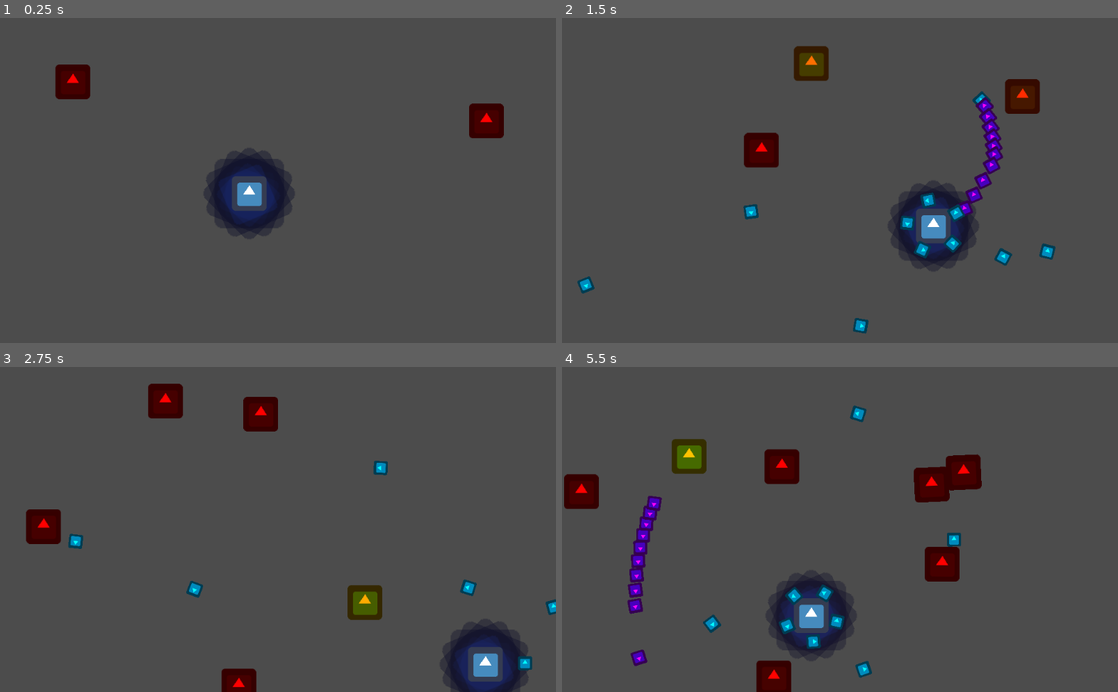
Above: before the commit, frames 1-4 (two rows, left to right).
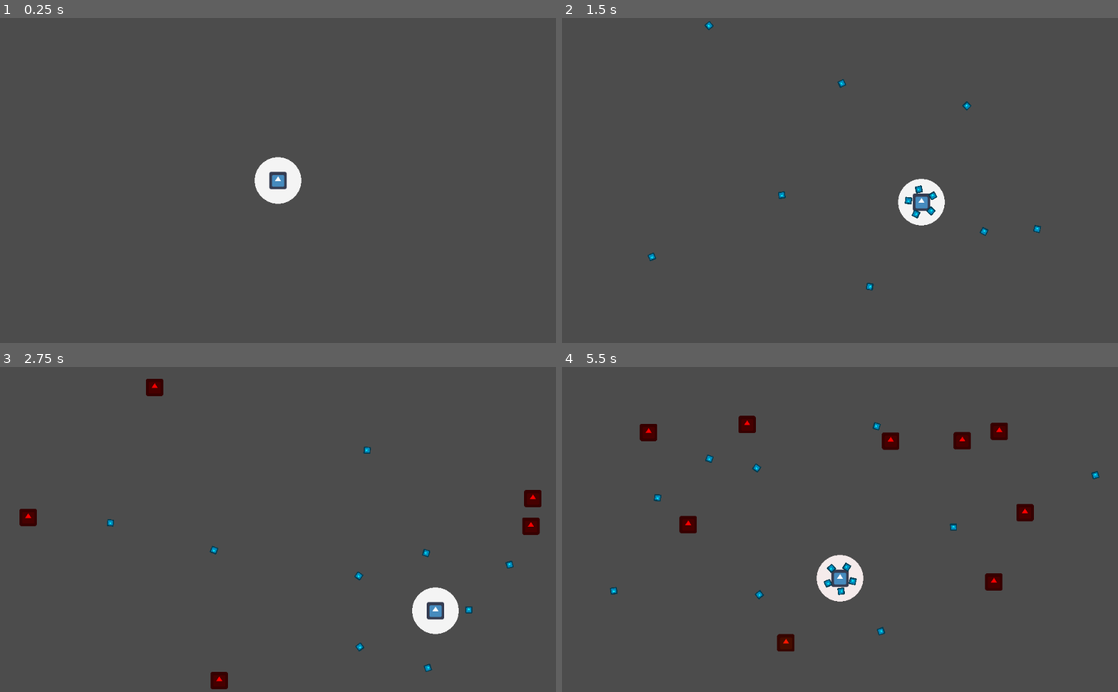
Above: after the commit, the same moments.

Repository: franxz/proto-top-down
Game: Godot game, scene res://scenes/test-map/TestMap.tscn
Two runs of this game, one before a commit and one after it. Both use one fixed random seed, a clock stepped at 60 frames per second and the inputs below. The engine's default icon, where the game draws it, is replaced by a stand-in: a white triangle on a blue panel in a dark square.
Inputs:
- Up to frame 1 (0.25 s): no input
- Up to frame 2 (1.5 s): hold Right (ui_right) 0.53-1.28 s; hold Down (ui_down) from 1.28 s (still down)
- Up to frame 3 (2.75 s): release Down (ui_down) at 2.03 s; hold Right (ui_right) from 2.03 s (still down)
- Up to frame 4 (5.5 s): release Right (ui_right) at 2.78 s; hold Up (ui_up) 2.78-3.53 s; hold Left (ui_left) 3.53-5.03 s; hold Down (ui_down) from 5.03 s (still down)

The runs differ from the first frame. In frame 1, 4.6% of the frame differs, in the area x 10-91%, y 14-68%; in frame 2, 6.5%; in frame 3, 7.3%; in frame 4, 11%, in the area x 0-97%, y 11-100%.

Commit message:
Add camera with greater zoom. Adjust speeds. Improve ForceShield graphics.

Diff:
--- a/scenes/enemy/Enemy.gd
+++ b/scenes/enemy/Enemy.gd
@@ -13,7 +13,7 @@
 
 func _ready():
   add_to_group('enemies')
-  steer_agent.init(self, 800, 400, Global.player)
+  steer_agent.init(self, 800, 500, Global.player)
 
 
 func _physics_process(delta):
--- a/scenes/force-shield/ForceShield.gd
+++ b/scenes/force-shield/ForceShield.gd
@@ -7,10 +7,7 @@
 var dmg_impulse := 35
 var max_hp := 25
 var current_hp := max_hp
-
-onready var sprite_container_node := get_node("SpriteContainer")
-onready var alpha_step : float = sprite_container_node.modulate.a / max_hp
-onready var red_step : float = (1 - sprite_container_node.modulate.r) / max_hp
+var color := Color.whitesmoke
 
 func _ready():
 	connect("body_entered", self, "_on_body_entered")
@@ -26,7 +23,11 @@
 
 func _take_damage() -> void:
 	current_hp -= 1
-	sprite_container_node.modulate.a -= alpha_step
-	sprite_container_node.modulate.r += red_step
+	color = lerp(Color.red, Color.whitesmoke, 1.0 * current_hp / max_hp)
+	update()
 	if !current_hp:
 		queue_free()
+
+
+func _draw():
+	draw_circle(Vector2.ZERO, 86, color)
--- a/scenes/force-shield/ForceShield.tscn
+++ b/scenes/force-shield/ForceShield.tscn
@@ -1,6 +1,5 @@
-[gd_scene load_steps=4 format=2]
+[gd_scene load_steps=3 format=2]
 
-[ext_resource path="res://icon.png" type="Texture" id=1]
 [ext_resource path="res://scenes/force-shield/ForceShield.gd" type="Script" id=2]
 
 [sub_resource type="CircleShape2D" id=1]
@@ -11,24 +10,3 @@
 
 [node name="CollisionShape2D" type="CollisionShape2D" parent="."]
 shape = SubResource( 1 )
-
-[node name="SpriteContainer" type="Node2D" parent="."]
-modulate = Color( 0.196078, 0.196078, 0.490196, 0.392157 )
-scale = Vector2( 2, 2 )
-
-[node name="Sprite" type="Sprite" parent="SpriteContainer"]
-texture = ExtResource( 1 )
-
-[node name="Sprite2" type="Sprite" parent="SpriteContainer"]
-rotation = 0.383972
-texture = ExtResource( 1 )
-
-[node name="Sprite3" type="Sprite" parent="SpriteContainer"]
-rotation = 0.785398
-scale = Vector2( 1, 1 )
-texture = ExtResource( 1 )
-
-[node name="Sprite4" type="Sprite" parent="SpriteContainer"]
-rotation = 1.16937
-scale = Vector2( 1, 1 )
-texture = ExtResource( 1 )
--- a/scenes/player/Player.gd
+++ b/scenes/player/Player.gd
@@ -4,10 +4,10 @@
 var weapon_scene = preload("res://scenes/weapon/Weapon.tscn")
 var weapon_with_range_scene = preload("res://scenes/weapon-with-range/WeaponWithRange.tscn")
 
-var speed = 300
+var speed = 400
 var equipped_weapons
 
-var debug_can_shoot := true
+export var debug_can_shoot := true
 
 func _ready():
 	Global.player = self
--- a/scenes/shot/Shot.gd
+++ b/scenes/shot/Shot.gd
@@ -1,7 +1,7 @@
 extends Area2D
 
 var dir := Vector2()
-var speed := 400
+var speed := 700
 var lifetime := 5
 var dmg_impulse := 1000
 var destroyed = false
--- a/scenes/test-map/TestMap.gd
+++ b/scenes/test-map/TestMap.gd
@@ -4,6 +4,8 @@
 
 var wave_interval := 2
 var wave_enemies := 5
+
+onready var camera_node = get_node("Camera2D")
 
 func _ready():
 	Global.root_node = self
@@ -16,7 +18,11 @@
 
 
 func _gen_enemy_at_view_border() -> Node:
-	var pos := get_viewport().get_visible_rect().size
+	var visible_rect_size := get_viewport().get_visible_rect().size
+	visible_rect_size.x *= camera_node.zoom.x
+	visible_rect_size.y *= camera_node.zoom.y
+
+	var pos := visible_rect_size
 	var horizontal := round(randf())
 	if (horizontal):
 		pos.x *= round(randf())
@@ -26,5 +32,5 @@
 		pos.y *= round(randf())
 
 	var enemy := enemy_scene.instance()
-	enemy.init(pos)
+	enemy.init(pos - visible_rect_size / 2)
 	return enemy
--- a/scenes/test-map/TestMap.tscn
+++ b/scenes/test-map/TestMap.tscn
@@ -1,23 +1,13 @@
-[gd_scene load_steps=4 format=2]
+[gd_scene load_steps=3 format=2]
 
 [ext_resource path="res://scenes/player/Player.tscn" type="PackedScene" id=1]
-[ext_resource path="res://scenes/enemy/Enemy.tscn" type="PackedScene" id=2]
 [ext_resource path="res://scenes/test-map/TestMap.gd" type="Script" id=3]
 
 [node name="TestMap" type="Node2D"]
 script = ExtResource( 3 )
 
 [node name="Player" parent="." instance=ExtResource( 1 )]
-position = Vector2( 459, 324 )
 
-[node name="Enemy" parent="." instance=ExtResource( 2 )]
-position = Vector2( 125, 112 )
-
-[node name="Enemy2" parent="." instance=ExtResource( 2 )]
-position = Vector2( 906, 187 )
-
-[node name="Enemy3" parent="." instance=ExtResource( 2 )]
-position = Vector2( 548, 906 )
-
-[node name="Enemy4" parent="." instance=ExtResource( 2 )]
-position = Vector2( 460, -93 )
+[node name="Camera2D" type="Camera2D" parent="."]
+current = true
+zoom = Vector2( 2, 2 )
